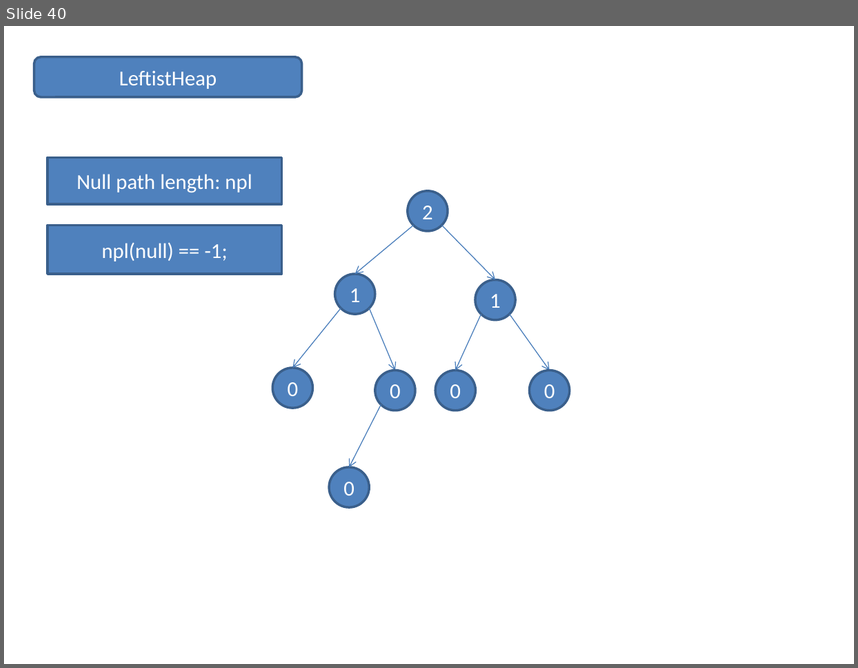
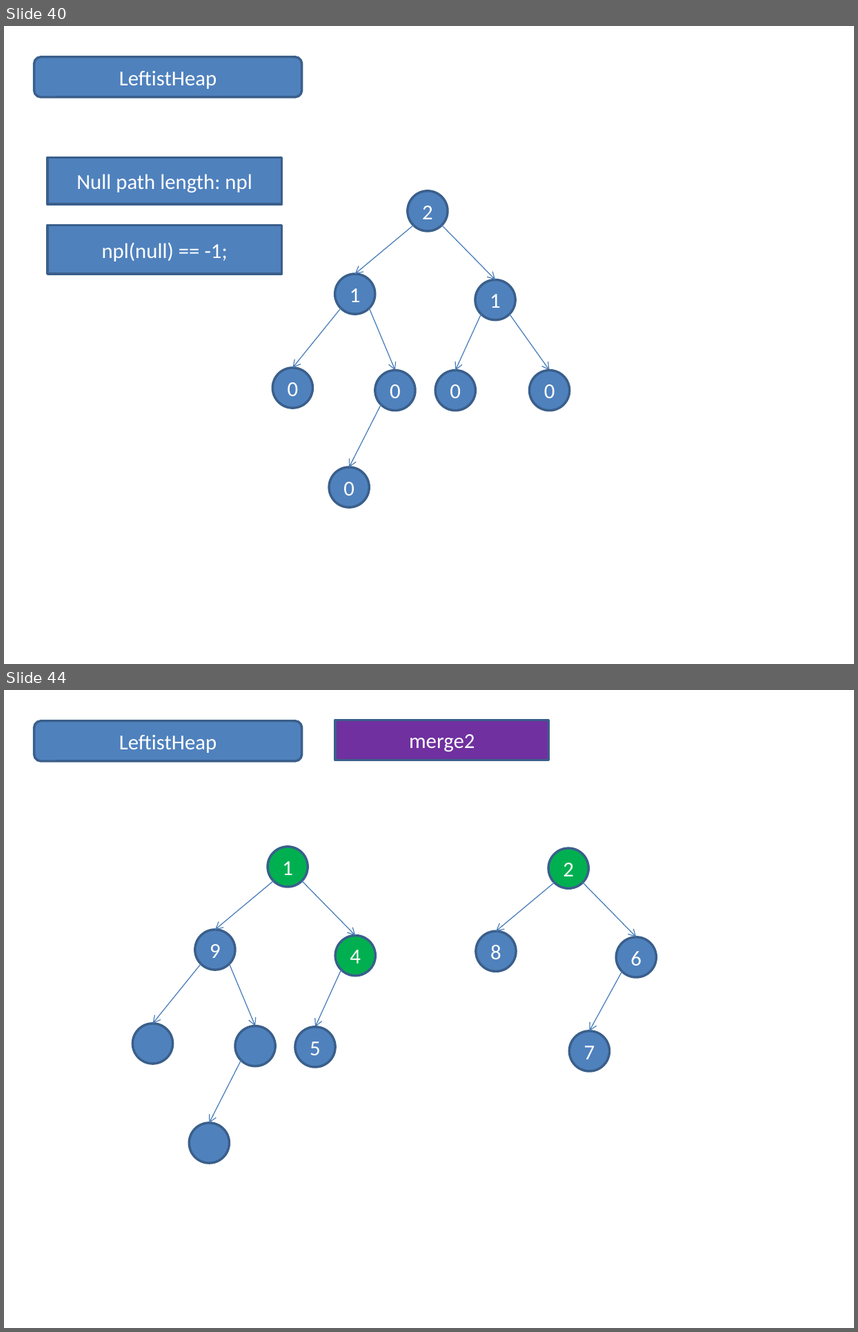
Before and after one commit to LearningPracticeTheory/Data-Structure, a slide deck: JDS6/JDS6.pptx. Shown one above the other, each under a label of ours: slide 40 before the commit, slides 40 and 44 after it; the slides between them are not shown. The pictures are 858x668 and 858x1332 pixels, drawn with LibreOffice and Linux fonts; fonts in the diff are those of the drawing. Boxes give left, top, right and bottom in pixels: in the first picture for what was removed or moved away, otherwise in the second. Text is boxed around its words. In the diff, an @@ line names an element or a change of style, - is before the commit and + after.

```diff
--- a/JDS6/JDS6.pptx
+++ b/JDS6/JDS6.pptx
@@ slide 44 added at (4,690,854,1328), background #FFFFFF @@
@@ rounded rectangle added at (34,720,301,760), fill #4F81BD, outline #3A5F8C 2 pt, 18 pt, text #FFFFFF @@
+LeftistHeap
@@ rectangle added at (335,720,549,760), fill #7030A0, outline #3A5F8C 2 pt, 18 pt, text #FFFFFF @@
+merge2
@@ ellipse added at (268,847,308,887), fill #00B050, outline #3A5F8C 2 pt, 18 pt, text #FFFFFF @@
+1
@@ ellipse added at (549,848,589,888), fill #00B050, outline #3A5F8C 2 pt, 18 pt, text #FFFFFF @@
+2
@@ arrow added from (274, 880) to (215, 929), #4B7EBC 0.75 pt @@
@@ arrow added from (301, 880) to (355, 936), #4B7EBC 0.75 pt @@
@@ arrow added from (554, 882) to (496, 931), #4B7EBC 0.75 pt @@
@@ arrow added from (583, 882) to (637, 936), #4B7EBC 0.75 pt @@
@@ ellipse added at (195,929,235,969), fill #4F81BD, outline #3A5F8C 2 pt, 18 pt, text #FFFFFF @@
+9
@@ ellipse added at (335,936,375,976), fill #00B050, outline #3A5F8C 2 pt, 18 pt, text #FFFFFF @@
+4
@@ ellipse added at (476,931,516,972), fill #4F81BD, outline #3A5F8C 2 pt, 18 pt, text #FFFFFF @@
+8
@@ ellipse added at (616,936,656,976), fill #4F81BD, outline #3A5F8C 2 pt, 18 pt, text #FFFFFF @@
+6
@@ arrow added from (201, 964) to (153, 1023), #4B7EBC 0.75 pt @@
@@ arrow added from (229, 964) to (256, 1026), #4B7EBC 0.75 pt @@
@@ arrow added from (341, 969) to (315, 1027), #4B7EBC 0.75 pt @@
@@ arrow added from (622, 972) to (590, 1031), #4B7EBC 0.75 pt @@
@@ ellipse added at (132,1023,172,1063), fill #4F81BD, outline #3A5F8C 2 pt @@
@@ ellipse added at (235,1026,275,1066), fill #4F81BD, outline #3A5F8C 2 pt @@
@@ ellipse added at (296,1027,335,1067), fill #4F81BD, outline #3A5F8C 2 pt, 18 pt, text #FFFFFF @@
+5
@@ ellipse added at (569,1031,609,1071), fill #4F81BD, outline #3A5F8C 2 pt, 18 pt, text #FFFFFF @@
+7
@@ arrow added from (241, 1060) to (209, 1123), #4B7EBC 0.75 pt @@
@@ ellipse added at (190,1123,229,1163), fill #4F81BD, outline #3A5F8C 2 pt @@
```
Also in this commit, not shown: 40 other slides added, 2 other files.
